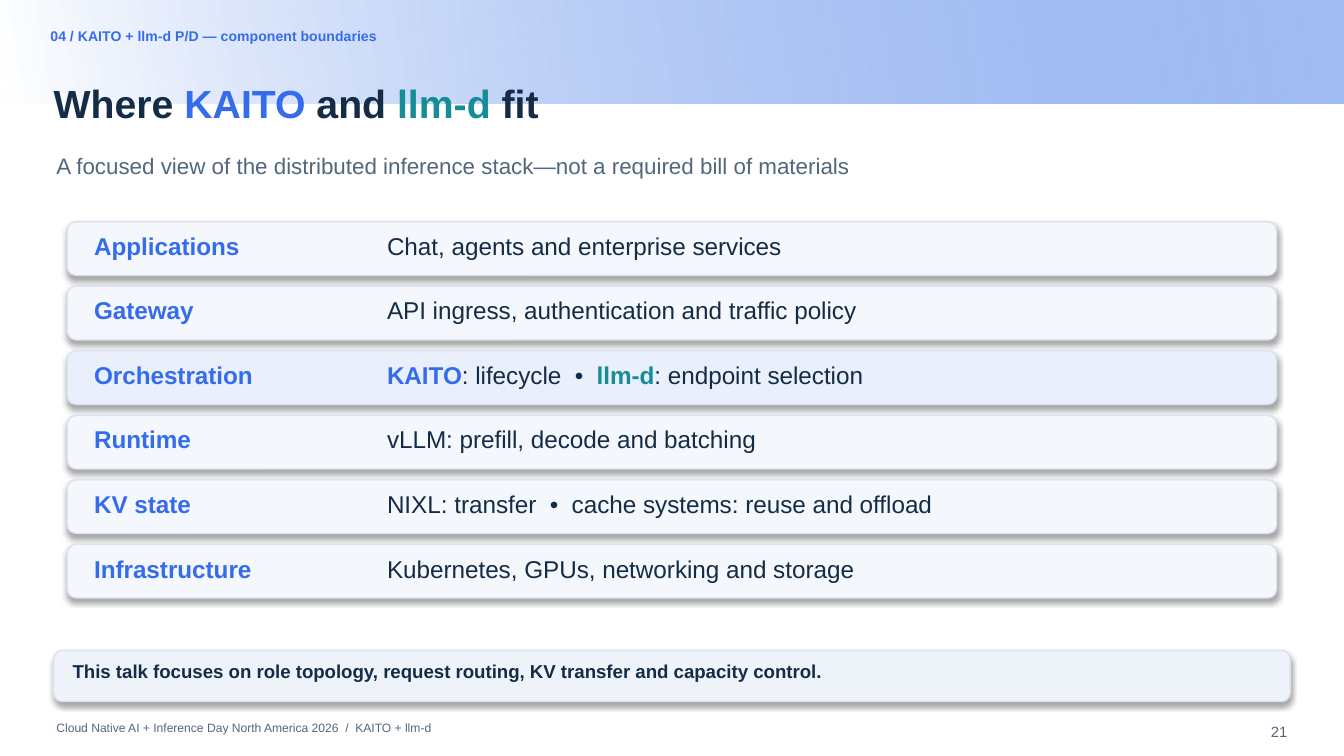
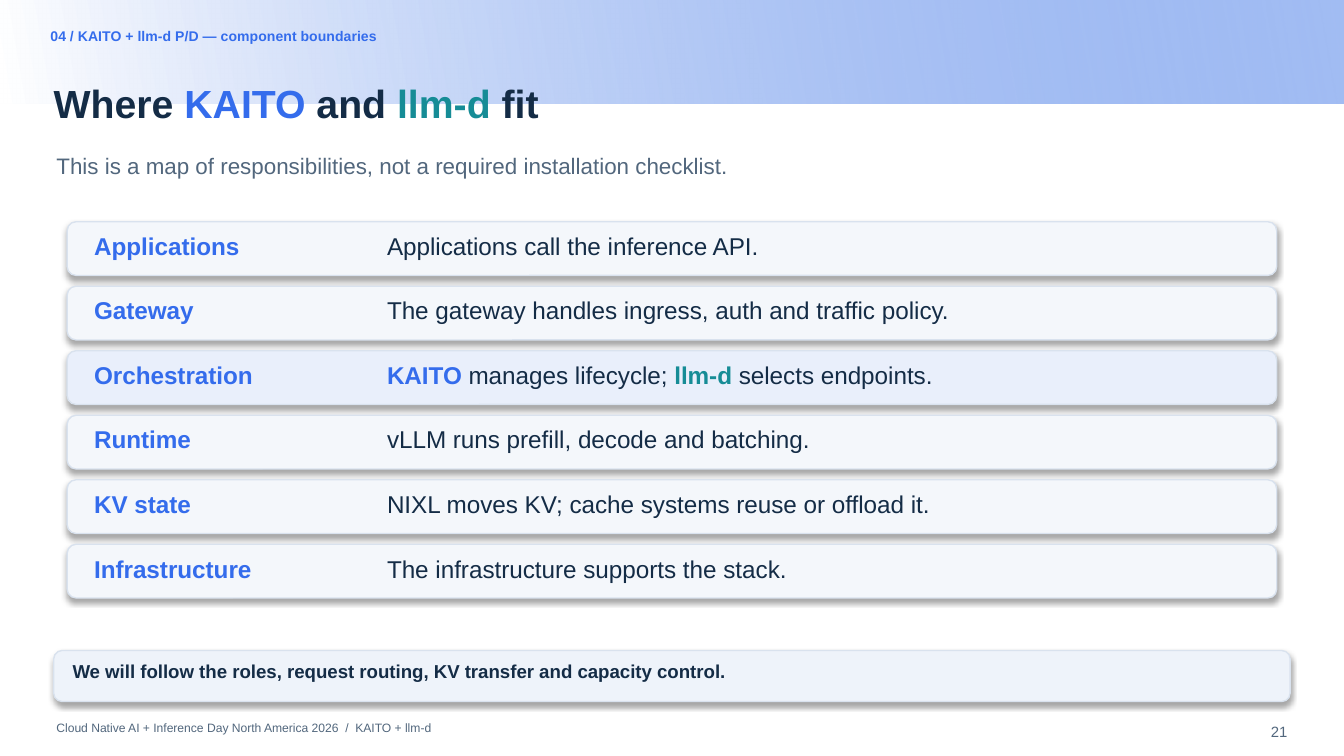
Before and after one commit to andyzhangx/demo, a slide deck: slide 21 of llm/pd-disaggregation/kubecon-na-2026-pd-disaggregation-kaito-llmd.pptx. Drawn at 1344x756 pixels with LibreOffice and Linux fonts; fonts in the diff are those of the drawing; background and template pictures are left out. Boxes give left, top, right and bottom in pixels: in the first picture for what was removed or moved away, otherwise in the second. Text is boxed around its words. In the diff, an @@ line names an element or a change of style, - is before the commit and + after.

```diff
--- a/llm/pd-disaggregation/kubecon-na-2026-pd-disaggregation-kaito-llmd.pptx
+++ b/llm/pd-disaggregation/kubecon-na-2026-pd-disaggregation-kaito-llmd.pptx
@@ text at <box>56,158,727,179</box>: text changed @@
-A focused view of the distributed inference stack—not a required bill of materials
+This is a map of responsibilities, not a required installation checklist.
@@ text at <box>387,237,759,260</box>: text changed @@
-Chat, agents and enterprise services
+Applications call the inference API.
@@ text at <box>387,301,949,324</box>: text changed @@
-API ingress, authentication and traffic policy
+The gateway handles ingress, auth and traffic policy.
@@ text at <box>387,366,933,389</box>: text changed @@
-KAITO: lifecycle • llm-d: endpoint selection
+KAITO manages lifecycle; llm-d selects endpoints.
@@ text at <box>387,430,809,453</box>: text changed @@
-vLLM: prefill, decode and batching
+vLLM runs prefill, decode and batching.
@@ text at <box>387,495,930,518</box>: text changed @@
-NIXL: transfer • cache systems: reuse and offload
+NIXL moves KV; cache systems reuse or offload it.
@@ text at <box>387,560,786,583</box>: text changed @@
-Kubernetes, GPUs, networking and storage
+The infrastructure supports the stack.
@@ text at <box>73,664,725,682</box>: text changed @@
-This talk focuses on role topology, request routing, KV transfer and capacity control.
+We will follow the roles, request routing, KV transfer and capacity control.
```
Also in this commit, not shown: 48 other slides changed.
